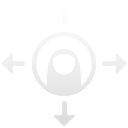
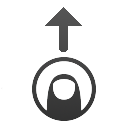
Before/after of a 128 × 128 layered artwork. What changed in the layer stack:
added layer "Layer #3" above "Layer #2" over box(1, 7, 96, 121)
hid "Layer" over box(1, 7, 127, 127)
